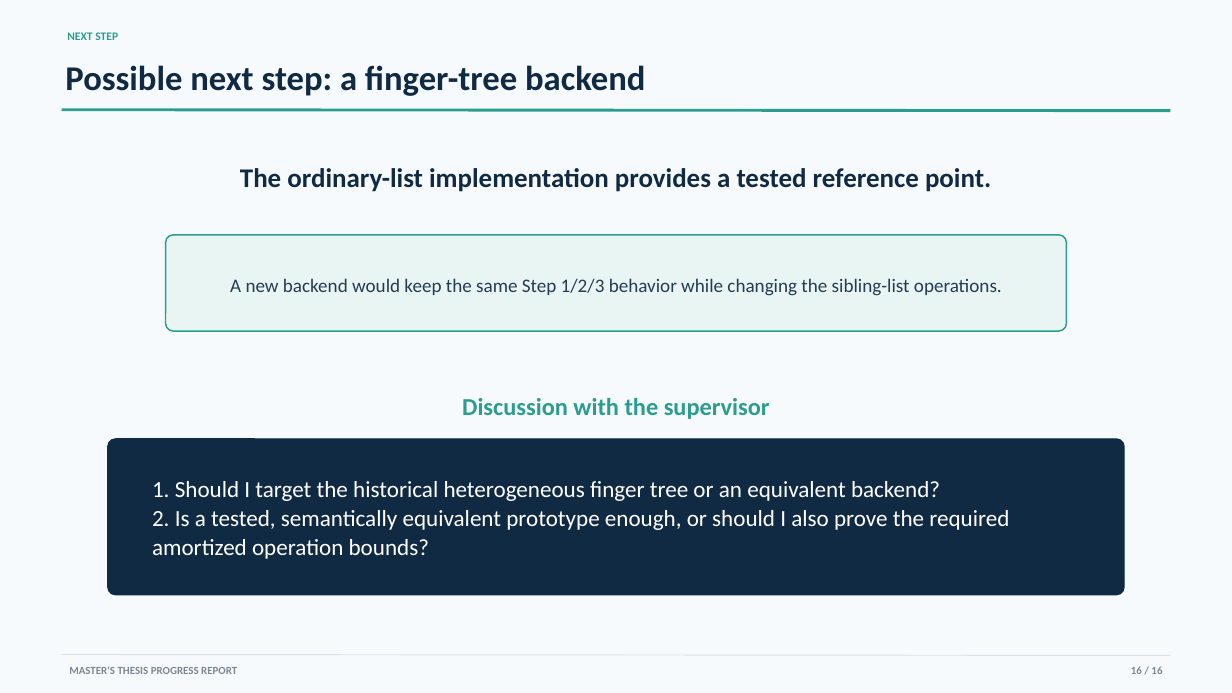
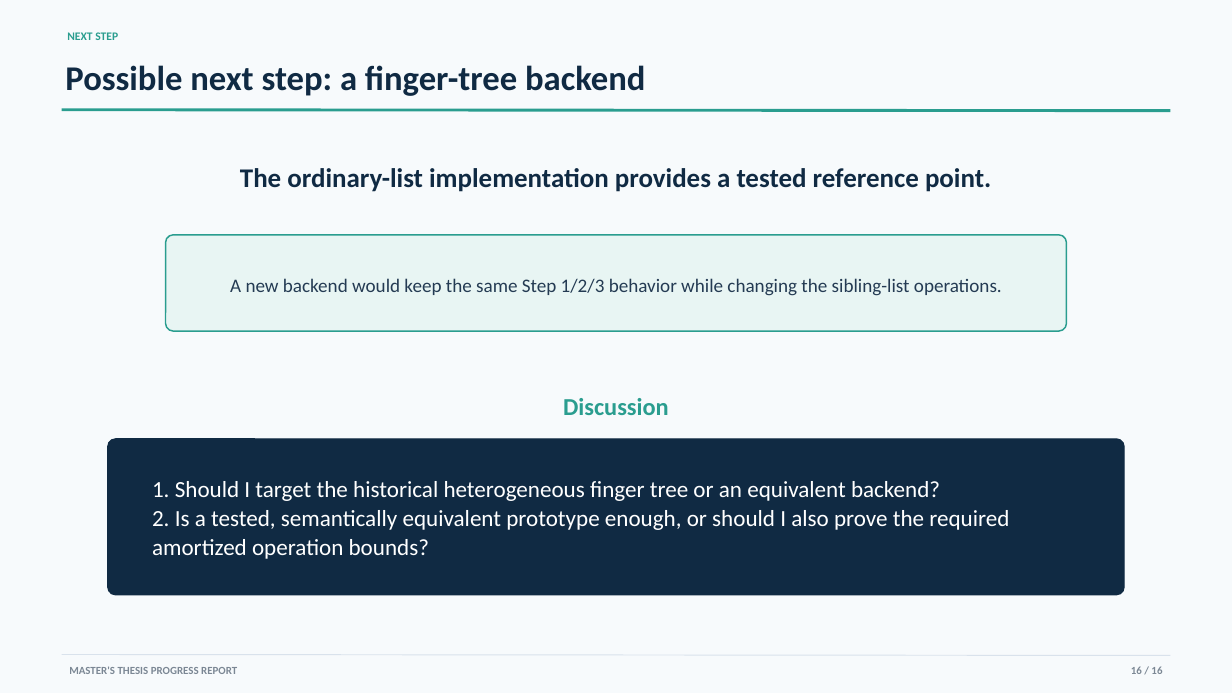
Before and after one commit to YixueWang983/jordan-sorting, a slide deck: slide 16 of presentations/progress_report/Jordan_Sorting_Progress_Report.pptx. Drawn at 1232x693 pixels with LibreOffice and Linux fonts; fonts in the diff are those of the drawing. Boxes give left, top, right and bottom in pixels: in the first picture for what was removed or moved away, otherwise in the second. Text is boxed around its words. In the diff, an @@ line names an element or a change of style, - is before the commit and + after.

```diff
--- a/presentations/progress_report/Jordan_Sorting_Progress_Report.pptx
+++ b/presentations/progress_report/Jordan_Sorting_Progress_Report.pptx
@@ text at [563, 398, 669, 415]: text changed @@
-Discussion with the supervisor
+Discussion
```
Also in this commit, not shown: 6 other slides changed.
